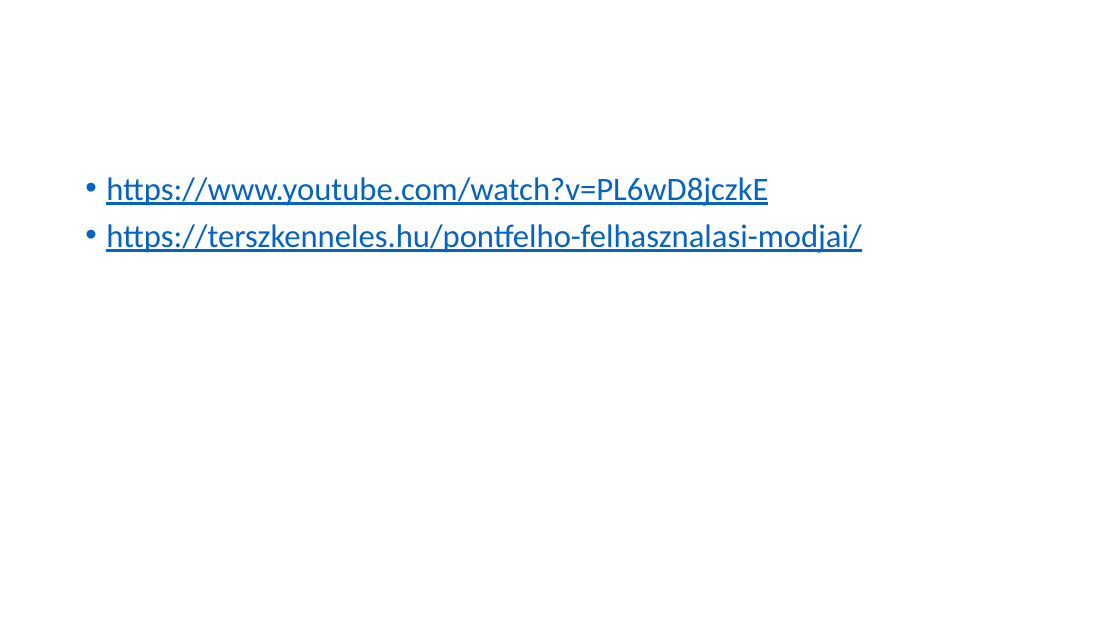
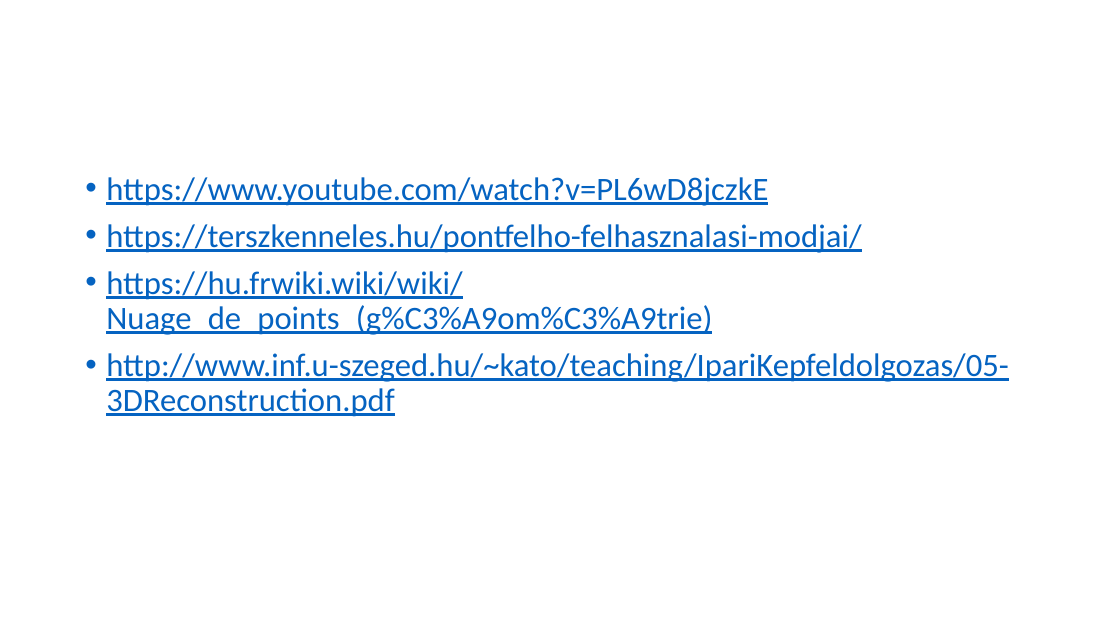
Before and after one commit to csokaandras/paprika, a slide deck: slide 13 of BemutatóCsókaAndrás.pptx. Drawn at 1120x630 pixels with LibreOffice and Linux fonts; fonts in the diff are those of the drawing. Boxes give left, top, right and bottom in pixels: in the first picture for what was removed or moved away, otherwise in the second. Text is boxed around its words. In the diff, an @@ line names an element or a change of style, - is before the commit and + after.

```diff
--- a/BemutatóCsókaAndrás.pptx
+++ b/BemutatóCsókaAndrás.pptx
@@ text at (x1=106, y1=271, x2=1009, y2=417): paragraphs added @@
+• https://hu.frwiki.wiki/wiki/Nuage_de_points_(g%C3%A9om%C3%A9trie)
+• http://www.inf.u-szeged.hu/~kato/teaching/IpariKepfeldolgozas/05-3DReconstruction.pdf
```
Also in this commit, not shown: 2 other slides changed, 2 slides added, 2 slides removed.
